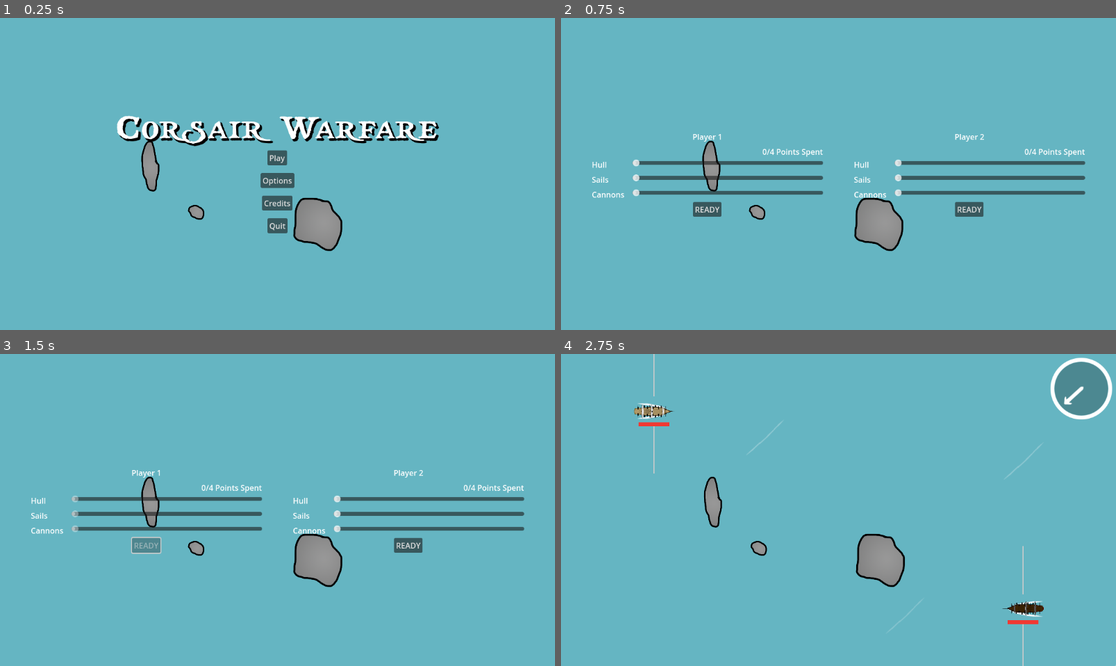
Above: before the commit, frames 1-4 (two rows, left to right).
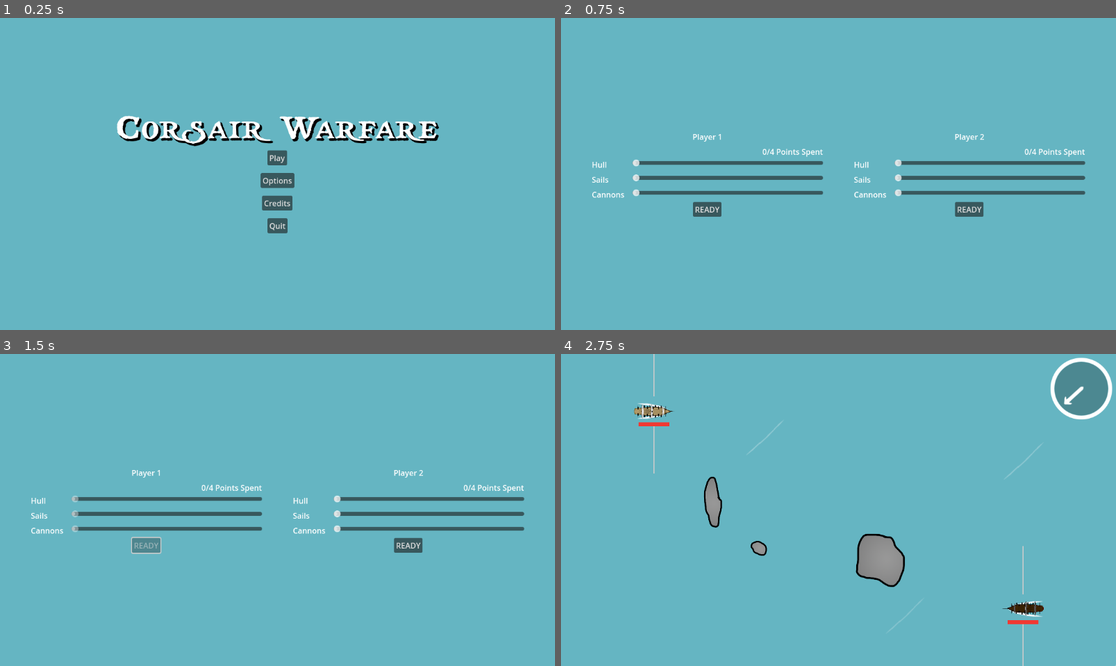
Above: after the commit, the same moments.

Repository: friedev/corsair-warfare
Game: Godot game, scene res://scenes/main.tscn
Two runs of this game, one before a commit and one after it. Both use one fixed random seed, a clock stepped at 60 frames per second and the inputs below. Sound files missing from this copy of the repository are replaced by a short silence.
Inputs:
- Up to frame 1 (0.25 s): no input
- Up to frame 2 (0.75 s): click "Play" at 0.5 s
- Up to frame 3 (1.5 s): click "READY" at 1.25 s
- Up to frame 4 (2.75 s): click "READY" at 2 s

The runs differ from the first frame. In frame 1, 1.7% of the frame differs, in the area x 25-62%, y 39-75%; in frame 2, 1.6%; in frame 3, 1.6%; in frame 4, nothing differs.

Commit message:
Hide game world when game is not active

Diff:
--- a/scenes/main.tscn
+++ b/scenes/main.tscn
@@ -54,7 +54,10 @@
 [node name="Main" type="Node"]
 script = ExtResource("1_dq6dd")
 
-[node name="Camera2D" type="Camera2D" parent="." node_paths=PackedStringArray("ship1", "ship2")]
+[node name="World" type="Node2D" parent="."]
+unique_name_in_owner = true
+
+[node name="Camera2D" type="Camera2D" parent="World" node_paths=PackedStringArray("ship1", "ship2")]
 script = ExtResource("4_6ifil")
 ship1 = NodePath("../Ship1")
 ship2 = NodePath("../Ship2")
@@ -63,7 +66,7 @@
 max_offset = 24.0
 shake_reduction = 0.05
 
-[node name="WindParticles" type="GPUParticles2D" parent="Camera2D" node_paths=PackedStringArray("wind")]
+[node name="WindParticles" type="GPUParticles2D" parent="World/Camera2D" node_paths=PackedStringArray("wind")]
 unique_name_in_owner = true
 z_index = 5
 position = Vector2(575.5, 323.5)
@@ -75,21 +78,21 @@
 added_velocity_multiplier = 100.0
 wind = NodePath("../../Wind")
 
-[node name="Wind" type="Node" parent="."]
+[node name="Wind" type="Node" parent="World"]
 unique_name_in_owner = true
 script = ExtResource("3_oc5qr")
 change_rate = 1.0
 noise_multiplier = 3.0
 initial_noise_position = 10.0
 
-[node name="Ship1" parent="." node_paths=PackedStringArray("wind") instance=ExtResource("1_ra0tt")]
+[node name="Ship1" parent="World" node_paths=PackedStringArray("wind") instance=ExtResource("1_ra0tt")]
 unique_name_in_owner = true
 position = Vector2(184, 95)
 player = 1
 wind = NodePath("../Wind")
 texture = ExtResource("7_ik47c")
 
-[node name="Ship2" parent="." node_paths=PackedStringArray("wind") instance=ExtResource("1_ra0tt")]
+[node name="Ship2" parent="World" node_paths=PackedStringArray("wind") instance=ExtResource("1_ra0tt")]
 unique_name_in_owner = true
 position = Vector2(972, 506)
 rotation = 3.14159
@@ -98,43 +101,43 @@
 texture = ExtResource("8_754b8")
 metadata/_edit_group_ = true
 
-[node name="Border" parent="." instance=ExtResource("8_xltam")]
-
-[node name="Obstacles" type="Node2D" parent="."]
-
-[node name="RockLong" parent="Obstacles" instance=ExtResource("6_fsva3")]
-
-[node name="RockBig" parent="Obstacles" instance=ExtResource("7_1j5n2")]
-
-[node name="RockSmall" parent="Obstacles" instance=ExtResource("8_eo5qm")]
-
-[node name="Island1" parent="Obstacles" instance=ExtResource("12_yn2q3")]
+[node name="Border" parent="World" instance=ExtResource("8_xltam")]
+
+[node name="Obstacles" type="Node2D" parent="World"]
+
+[node name="RockLong" parent="World/Obstacles" instance=ExtResource("6_fsva3")]
+
+[node name="RockBig" parent="World/Obstacles" instance=ExtResource("7_1j5n2")]
+
+[node name="RockSmall" parent="World/Obstacles" instance=ExtResource("8_eo5qm")]
+
+[node name="Island1" parent="World/Obstacles" instance=ExtResource("12_yn2q3")]
 position = Vector2(552, -404)
 
-[node name="Island2" parent="Obstacles" instance=ExtResource("13_61suq")]
+[node name="Island2" parent="World/Obstacles" instance=ExtResource("13_61suq")]
 position = Vector2(-253, -7)
 
-[node name="Island3" parent="Obstacles" instance=ExtResource("14_w4d56")]
+[node name="Island3" parent="World/Obstacles" instance=ExtResource("14_w4d56")]
 position = Vector2(1071, 1055)
 
-[node name="Island4" parent="Obstacles" instance=ExtResource("15_t7nps")]
+[node name="Island4" parent="World/Obstacles" instance=ExtResource("15_t7nps")]
 position = Vector2(1461, 253)
 
-[node name="Rock1" parent="Obstacles" instance=ExtResource("16_8b13h")]
+[node name="Rock1" parent="World/Obstacles" instance=ExtResource("16_8b13h")]
 position = Vector2(1230, -310)
 
-[node name="Rock2" parent="Obstacles" instance=ExtResource("16_8b13h")]
+[node name="Rock2" parent="World/Obstacles" instance=ExtResource("16_8b13h")]
 position = Vector2(1292, -517)
 rotation = 1.26885
 
-[node name="Rock3" parent="Obstacles" instance=ExtResource("16_8b13h")]
+[node name="Rock3" parent="World/Obstacles" instance=ExtResource("16_8b13h")]
 position = Vector2(1436, -365)
 rotation = 3.80831
 
-[node name="Sandbar" parent="Obstacles" instance=ExtResource("17_rovm2")]
+[node name="Sandbar" parent="World/Obstacles" instance=ExtResource("17_rovm2")]
 position = Vector2(209, 947)
 
-[node name="Sandbar2" parent="Obstacles" instance=ExtResource("17_rovm2")]
+[node name="Sandbar2" parent="World/Obstacles" instance=ExtResource("17_rovm2")]
 position = Vector2(-343, 455)
 rotation = 4.82409
 
@@ -155,7 +158,7 @@
 [node name="WindHUD" parent="HUDLayer/MarginContainer" node_paths=PackedStringArray("wind") instance=ExtResource("12_4w4eo")]
 unique_name_in_owner = true
 layout_mode = 2
-wind = NodePath("../../../Wind")
+wind = NodePath("../../../World/Wind")
 
 [node name="MenuLayer" type="CanvasLayer" parent="."]
 
@@ -167,8 +170,8 @@
 
 [node name="CustomizationMenu" parent="MenuLayer" node_paths=PackedStringArray("ship1", "ship2") instance=ExtResource("5_ke02y")]
 visible = false
-ship1 = NodePath("../../Ship1")
-ship2 = NodePath("../../Ship2")
+ship1 = NodePath("../../World/Ship1")
+ship2 = NodePath("../../World/Ship2")
 
 [node name="GameOverMenu" parent="MenuLayer" instance=ExtResource("16_pt5je")]
 visible = false
@@ -194,14 +197,14 @@
 
 [node name="Music" parent="." instance=ExtResource("21_w75cq")]
 
-[connection signal="cannon_fired" from="Ship1" to="Music" method="_on_ship_cannon_fired"]
-[connection signal="damage_taken" from="Ship1" to="Camera2D" method="_on_ship_damage_taken"]
-[connection signal="destroyed" from="Ship1" to="MenuLayer/GameOverMenu" method="_on_ship_destroyed"]
-[connection signal="destroyed" from="Ship1" to="MenuLayer/PauseMenu" method="_on_ship_destroyed"]
-[connection signal="cannon_fired" from="Ship2" to="Music" method="_on_ship_cannon_fired"]
-[connection signal="damage_taken" from="Ship2" to="Camera2D" method="_on_ship_damage_taken"]
-[connection signal="destroyed" from="Ship2" to="MenuLayer/GameOverMenu" method="_on_ship_destroyed"]
-[connection signal="destroyed" from="Ship2" to="MenuLayer/PauseMenu" method="_on_ship_destroyed"]
+[connection signal="cannon_fired" from="World/Ship1" to="Music" method="_on_ship_cannon_fired"]
+[connection signal="damage_taken" from="World/Ship1" to="World/Camera2D" method="_on_ship_damage_taken"]
+[connection signal="destroyed" from="World/Ship1" to="MenuLayer/GameOverMenu" method="_on_ship_destroyed"]
+[connection signal="destroyed" from="World/Ship1" to="MenuLayer/PauseMenu" method="_on_ship_destroyed"]
+[connection signal="cannon_fired" from="World/Ship2" to="Music" method="_on_ship_cannon_fired"]
+[connection signal="damage_taken" from="World/Ship2" to="World/Camera2D" method="_on_ship_damage_taken"]
+[connection signal="destroyed" from="World/Ship2" to="MenuLayer/GameOverMenu" method="_on_ship_destroyed"]
+[connection signal="destroyed" from="World/Ship2" to="MenuLayer/PauseMenu" method="_on_ship_destroyed"]
 [connection signal="credits_button_pressed" from="MenuLayer/MainMenu" to="MenuLayer/CreditsMenu" method="_on_main_menu_credits_button_pressed"]
 [connection signal="game_started" from="MenuLayer/MainMenu" to="MenuLayer/CustomizationMenu" method="_on_main_menu_game_started"]
 [connection signal="options" from="MenuLayer/MainMenu" to="MenuLayer/OptionsMenu" method="_on_main_menu_options"]
--- a/scripts/main.gd
+++ b/scripts/main.gd
@@ -1,5 +1,6 @@
 extends Node
 
+@onready var world: Node2D = %World
 @onready var ship1: Ship = %Ship1
 @onready var ship2: Ship = %Ship2
 @onready var wind: Wind = %Wind
@@ -9,6 +10,7 @@
 var game_active: bool:
 	set(value):
 		game_active = value
+		self.world.visible = self.game_active
 		self.ship1.enabled = self.game_active
 		self.ship2.enabled = self.game_active
 		self.wind.enabled = self.game_active
